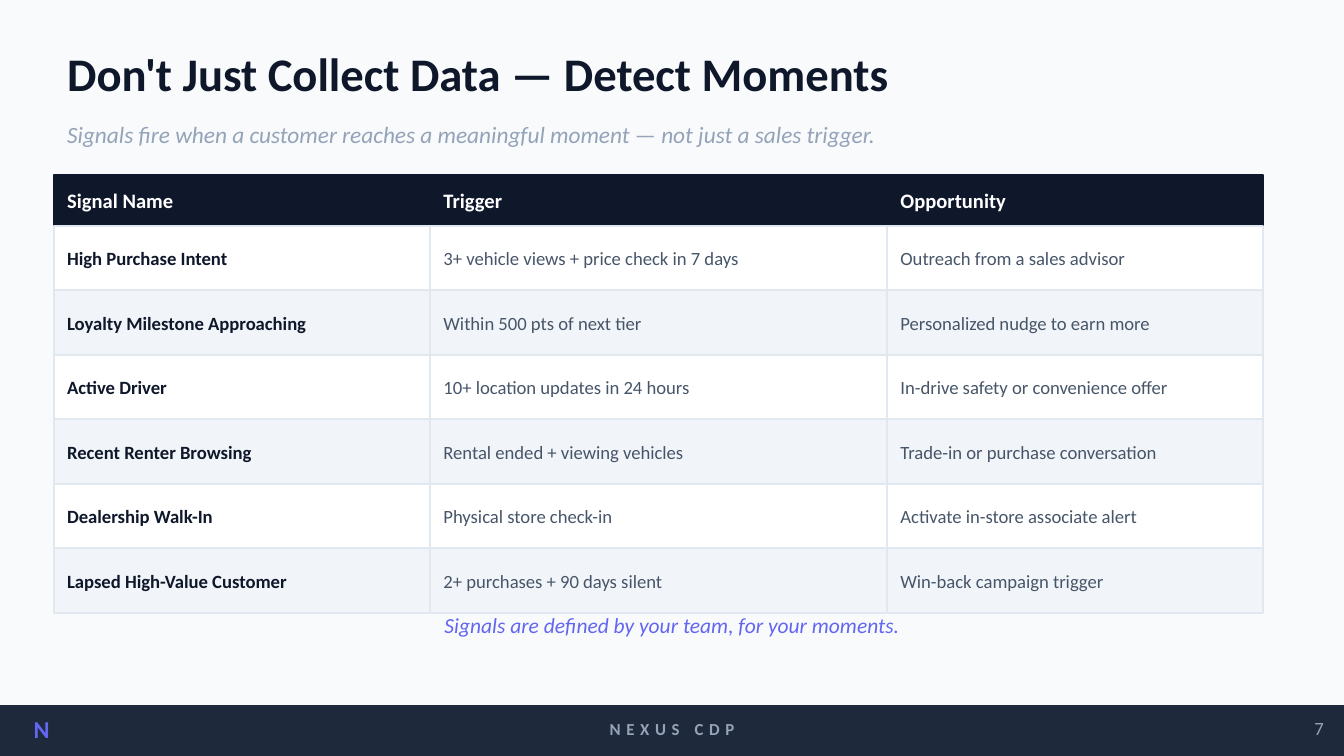
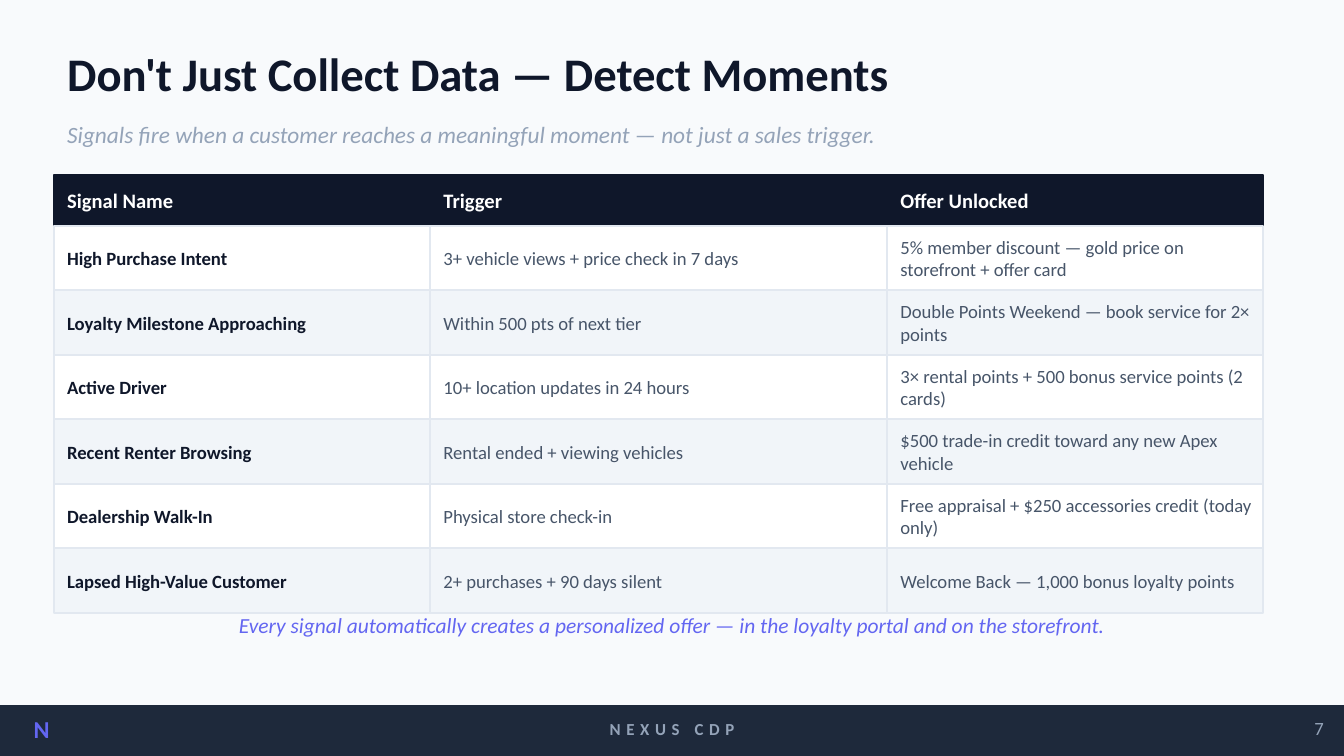
Before and after one commit to kameelyan/nexus-cdp, a slide deck: slide 7 of docs/business-proposal.pptx. Drawn at 1344x756 pixels with LibreOffice and Linux fonts; fonts in the diff are those of the drawing. Boxes give left, top, right and bottom in pixels: in the first picture for what was removed or moved away, otherwise in the second. Text is boxed around its words. In the diff, an @@ line names an element or a change of style, - is before the commit and + after.

```diff
--- a/docs/business-proposal.pptx
+++ b/docs/business-proposal.pptx
@@ text at [900, 193, 1029, 208]: text changed @@
-Opportunity
+Offer Unlocked
@@ text at [900, 241, 1184, 276]: text changed @@
-Outreach from a sales advisor
+5% member discount — gold price on storefront + offer card
@@ text at [900, 305, 1250, 344]: text changed @@
-Personalized nudge to earn more
+Double Points Weekend — book service for 2× points
@@ text at [900, 369, 1243, 407]: text changed @@
-In-drive safety or convenience offer
+3× rental points + 500 bonus service points (2 cards)
@@ text at [900, 434, 1218, 470]: text changed @@
-Trade-in or purchase conversation
+$500 trade-in credit toward any new Apex vehicle
@@ text at [900, 498, 1251, 537]: text changed @@
-Activate in-store associate alert
+Free appraisal + $250 accessories credit (today only)
@@ text at [900, 575, 1235, 591]: text changed @@
-Win-back campaign trigger
+Welcome Back — 1,000 bonus loyalty points
@@ text at [239, 618, 1104, 637]: text changed @@
-Signals are defined by your team, for your moments.
+Every signal automatically creates a personalized offer — in the loyalty portal and on the storefront.
```
Also in this commit, not shown: 5 other slides changed, 1 slide added, 2 other files.
